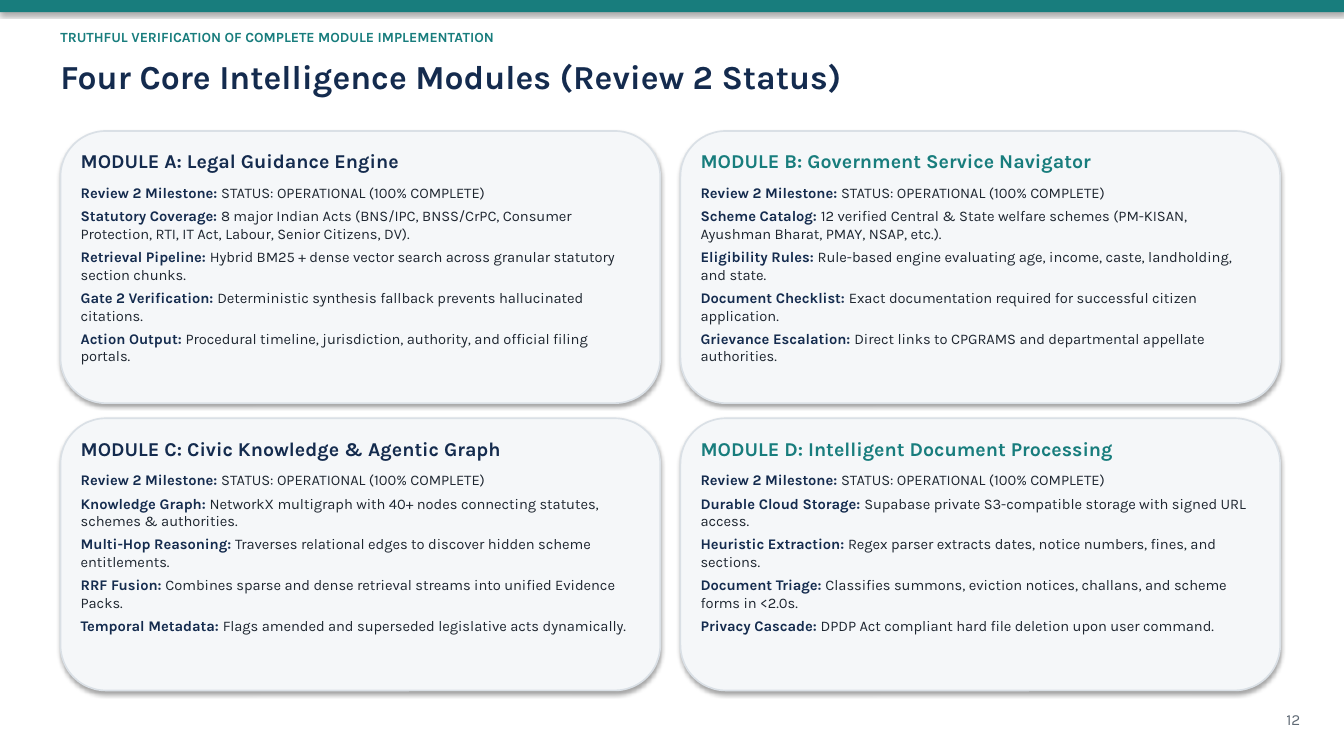
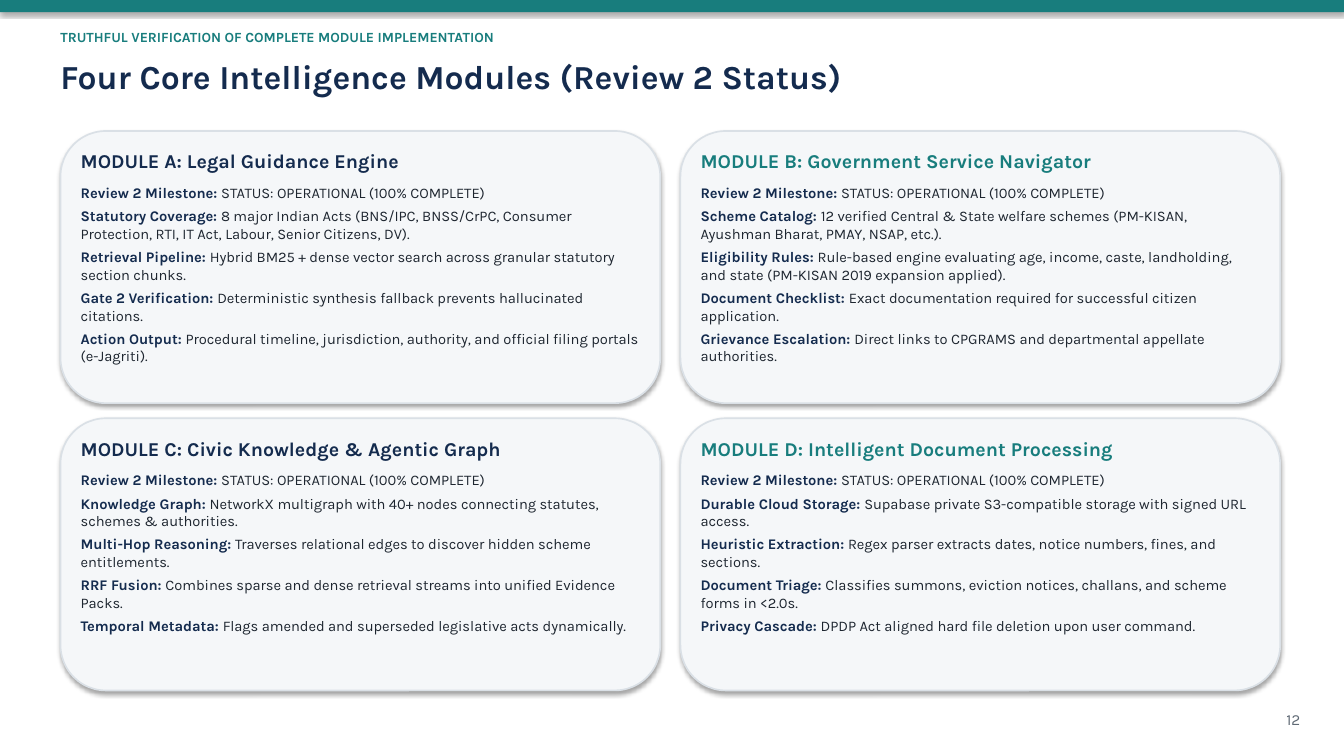
Before and after one commit to DEVANSHSAVLA/Finalyear_MajorProject, a slide deck: slide 12 of docs/review-2-submission/CivicSphere_AI_Review_2_Presentation.pptx. Drawn at 1344x756 pixels with LibreOffice and Linux fonts; fonts in the diff are those of the drawing. Boxes give left, top, right and bottom in pixels: in the first picture for what was removed or moved away, otherwise in the second. Text is boxed around its words. In the diff, an @@ line names an element or a change of style, - is before the commit and + after.

```diff
--- a/docs/review-2-submission/CivicSphere_AI_Review_2_Presentation.pptx
+++ b/docs/review-2-submission/CivicSphere_AI_Review_2_Presentation.pptx
@@ text at [701,251,1232,284]: text changed @@
-Eligibility Rules: Rule-based engine evaluating age, income, caste, landholding, and state.
+Eligibility Rules: Rule-based engine evaluating age, income, caste, landholding, and state (PM-KISAN 2019 expansion applied).
@@ text at [81,333,638,365]: text changed @@
-Action Output: Procedural timeline, jurisdiction, authority, and official filing portals.
+Action Output: Procedural timeline, jurisdiction, authority, and official filing portals (e-Jagriti).
@@ text at [701,620,1195,635]: text changed @@
-Privacy Cascade: DPDP Act compliant hard file deletion upon user command.
+Privacy Cascade: DPDP Act aligned hard file deletion upon user command.
```
Also in this commit, not shown: 19 other slides changed, 30 other files.
